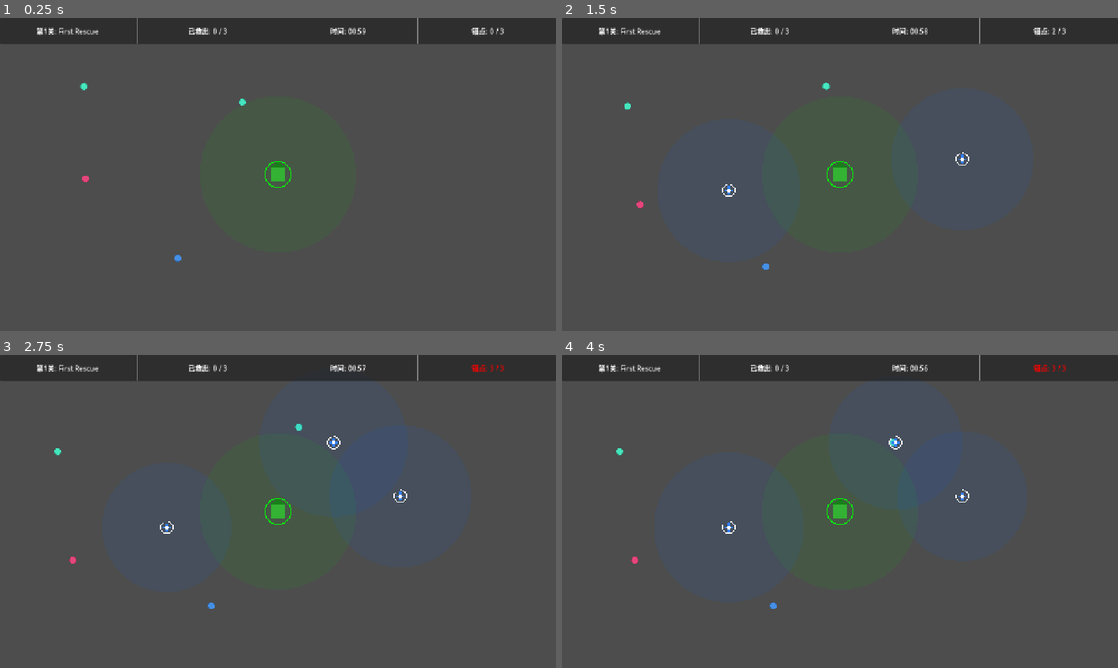
Above: before the commit, frames 1-4 (two rows, left to right).
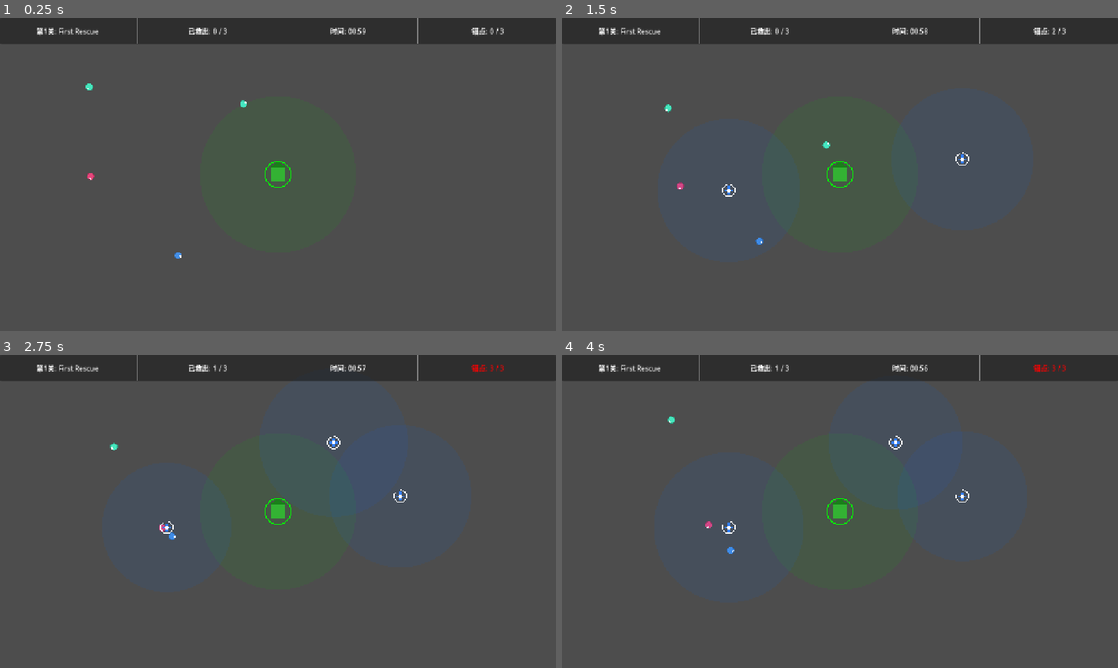
Above: after the commit, the same moments.

Repository: kunk70352-png/Safe-Anchor
Game: Godot game, scene res://src/main/main.tscn
Two runs of this game, one before a commit and one after it. Both use one fixed random seed, a clock stepped at 60 frames per second and the inputs below.
Inputs (mouse positions are in pixels of both pictures, inside the frame that each line leads up to):
- Up to frame 1 (0.25 s): no input
- Up to frame 2 (1.5 s): move the mouse to (962, 158) at 0.52 s; press the mouse at (962, 158) at 0.53 s; move the mouse to (728, 190) at 1.27 s; release the mouse at (728, 190) at 1.28 s; click (728, 190) at 1.35 s
- Up to frame 3 (2.75 s): move the mouse to (333, 442) at 2.02 s; press the mouse at (333, 442) at 2.03 s
- Up to frame 4 (4 s): move the mouse to (812, 574) at 2.77 s; release the mouse at (812, 574) at 2.78 s; click (812, 574) at 2.85 s; move the mouse to (1006, 558) at 3.52 s; press the mouse at (1006, 558) at 3.53 s

The runs differ from the first frame. In frame 1, 0.1% of the frame differs, in the area x 14-45%, y 20-78%; in frame 2, 0.2%, in the area x 11-49%, y 20-81%; in frame 3, 0.2%; in frame 4, 0.2%.

Commit message:
修复：难民寻路 — 移除锚点跳过逻辑，修复停止移动的bug
问题1：best==null 时如果state已是WANDERING直接return，不设新目标→难民停住
问题2：达到锚点中心时跳过该锚点(dist<8)→best变null→触发问题1→抽搐

修复：
- _find_best_target() 不再跳过已到达的锚点（锚点始终有效）
- best==null 时每帧检查is_navigation_finished()并立即选新目标
- _wander_near_anchor() 简化，确保持续自由移动

Diff:
--- a/src/refugee/refugee.gd
+++ b/src/refugee/refugee.gd
@@ -1,4 +1,4 @@
-## Refugee — AI 控制角色，被锚点/安全屋吸引前随机徘徊。
+## 难民 — AI 控制角色，被锚点/安全屋吸引前随机徘徊。
 ## 使用 NavigationAgent2D 寻路，实现三状态状态机。
 class_name Refugee
 extends CharacterBody2D
@@ -52,11 +52,12 @@
 
 func _update_state() -> void:
 	var best := _find_best_target()
+
 	if best == null:
-		# 范围内无吸引源 — 自由徘徊
-		if state != State.WANDERING:
-			state = State.WANDERING
-			_current_attractor = null
+		# 范围内无吸引源 — 每帧都重新选徘徊目标，确保持续移动
+		state = State.WANDERING
+		_current_attractor = null
+		if navigation_agent.is_navigation_finished():
 			_pick_new_wander_target()
 		return
 
@@ -69,28 +70,26 @@
 
 	# 是锚点
 	if best != _current_attractor:
-		# 新的/更好的锚点 — 导航过去
+		# 新的/更好的锚点 — 导航到锚点中心
 		state = State.SEEKING
 		_current_attractor = best
 		navigation_agent.target_position = best.global_position
 	elif navigation_agent.is_navigation_finished():
-		# 已到达当前锚点，无更好的 — 在范围内自由走动
-		_wander_near(best)
+		# 已到达当前锚点 — 在其范围内随机走动
+		_wander_near_anchor(best)
 
 
-## 在锚点范围内选一个随机点（偏向安全屋反方向，确保持续在范围内）
-func _wander_near(anchor: Node2D) -> void:
+## 在锚点范围内随机走动：选一个偏离锚点中心、偏向安全屋反方向的随机点
+func _wander_near_anchor(anchor: Node2D) -> void:
 	state = State.WANDERING
 	var radius: float = float(anchor.get("attraction_radius"))
 	var sh_pos := _get_safe_house_pos()
-	# 从安全屋指向锚点的方向（我们希望留在锚点后方，不越过锚点）
-	var away_from_sh := (anchor.global_position - sh_pos).normalized()
-	# 在锚点后方半圆内随机选点
-	var angle := randf_range(-PI * 0.6, PI * 0.6)
-	var dist := randf_range(radius * 0.2, radius * 0.8)
-	_wander_target = anchor.global_position + away_from_sh.rotated(angle) * dist
-	navigation_agent.target_position = _wander_target
-	_wander_timer = 0.5  # 短暂徘徊后重新检查
+	# 锚点指向安全屋反方向（留在锚点后方，不越过锚点）
+	var base_dir := (anchor.global_position - sh_pos).normalized()
+	# 180度弧内随机方向 + 锚点半径30%-80%的随机距离
+	var angle := randf_range(-PI * 0.5, PI * 0.5)
+	var dist := randf_range(radius * 0.3, radius * 0.8)
+	navigation_agent.target_position = anchor.global_position + base_dir.rotated(angle) * dist
 
 
 ## 返回范围内离安全屋最近的吸引源
@@ -112,12 +111,10 @@
 			continue
 		var dist_to_me := global_position.distance_to(source.global_position)
 		var radius: float = float(source.get("attraction_radius"))
+		# 超出范围 — 跳过
 		if dist_to_me > radius:
 			continue
-		# 已在锚点位置则跳过（但不跳过安全屋）
-		if dist_to_me < 8.0 and not (source is SafeHouse):
-			continue
-		# 选离安全屋最近的（引导难民前进）
+		# 选离安全屋最近的（引导难民向安全屋方向前进）
 		var dist_to_sh := source.global_position.distance_to(sh_pos)
 		if dist_to_sh < best_sh_dist:
 			best_sh_dist = dist_to_sh
@@ -147,9 +144,7 @@
 func _pick_new_wander_target() -> void:
 	var angle := randf() * TAU
 	var dist := randf() * 120.0 + 40.0
-	_wander_target = wander_origin + Vector2.RIGHT.rotated(angle) * dist
-	navigation_agent.target_position = _wander_target
-	_wander_timer = wander_interval
+	navigation_agent.target_position = wander_origin + Vector2.RIGHT.rotated(angle) * dist
 
 
 # ---- 救援 ----
@@ -160,7 +155,6 @@
 		return
 	state = State.RESCUED
 	GameManager.register_rescue()
-	# 视觉反馈：缩小消失
 	var tween := create_tween()
 	tween.tween_property(self, "scale", Vector2.ZERO, 0.3).set_ease(Tween.EASE_IN)
 	tween.tween_callback(self.queue_free)
